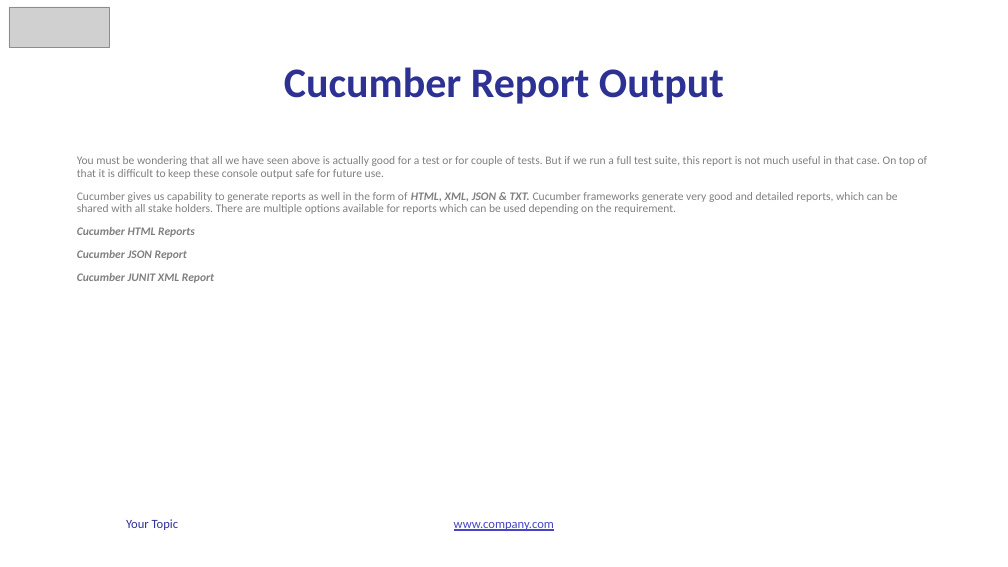
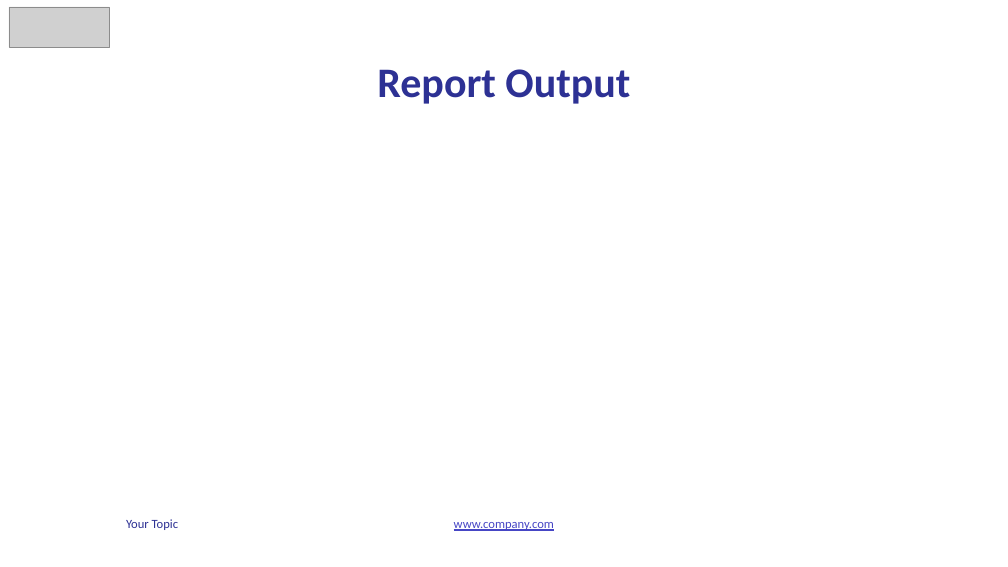
Before and after one commit to vunguyen2588/Cucumber, a slide deck: slide 26 of b4uconference_cucumber_slide.pptx (slide 27 before the commit). Drawn at 1008x567 pixels with LibreOffice and Linux fonts; fonts in the diff are those of the drawing; grey boxes stand for pictures. Boxes give left, top, right and bottom in pixels: in the first picture for what was removed or moved away, otherwise in the second. Text is boxed around its words. In the diff, an @@ line names an element or a change of style, - is before the commit and + after.

Commit message:
Slide

```diff
--- a/b4uconference_cucumber_slide.pptx
+++ b/b4uconference_cucumber_slide.pptx
@@ title at (377,69,630,104): text changed @@
-Cucumber Report Output
+Report Output
@@ text removed at (77,156,928,283) @@
-You must be wondering that all we have seen above is actually good for a test or for couple of tests. But if we run a full test suite, this report is not much useful in that case. On top of that it is difficult to keep these console output safe for future use.
-Cucumber gives us capability to generate reports as well in the form of HTML, XML, JSON & TXT. Cucumber frameworks generate very good and detailed reports, which can be shared with all stake holders. There are multiple options available for reports which can be used depending on the requirement.
-Cucumber HTML Reports
-Cucumber JSON Report
-Cucumber JUNIT XML Report
```
Also in this commit, not shown: 3 other slides changed, 4 slides added, 5 slides removed, 5 other files.
